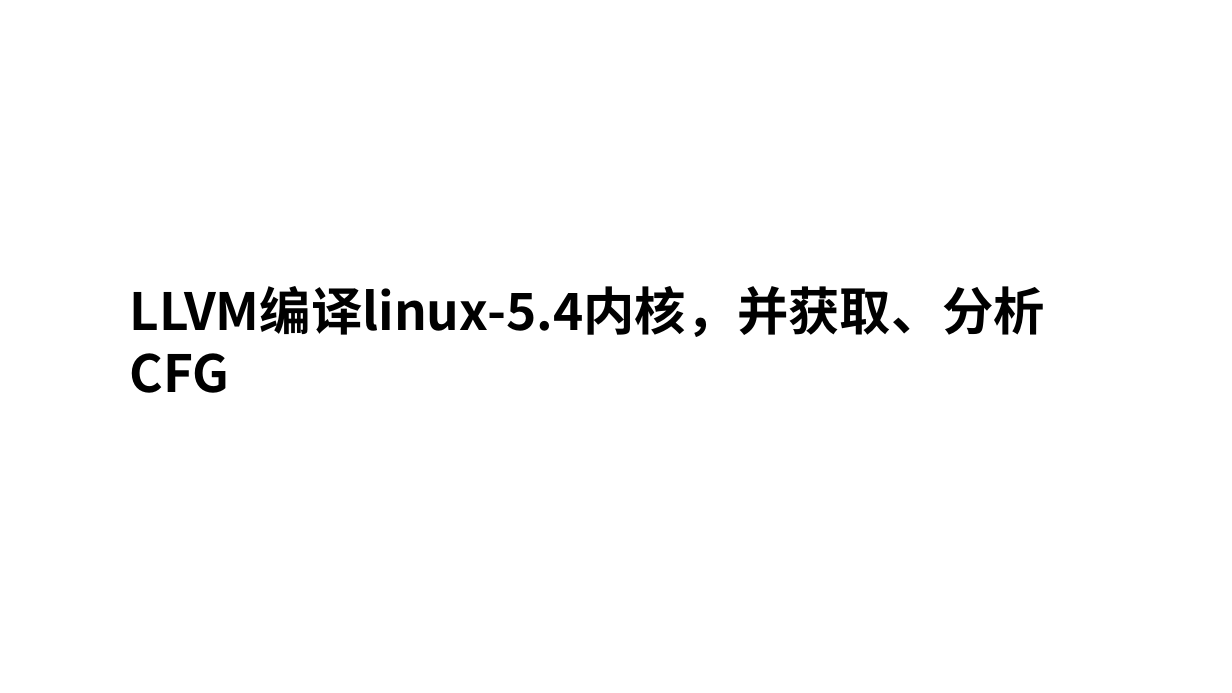
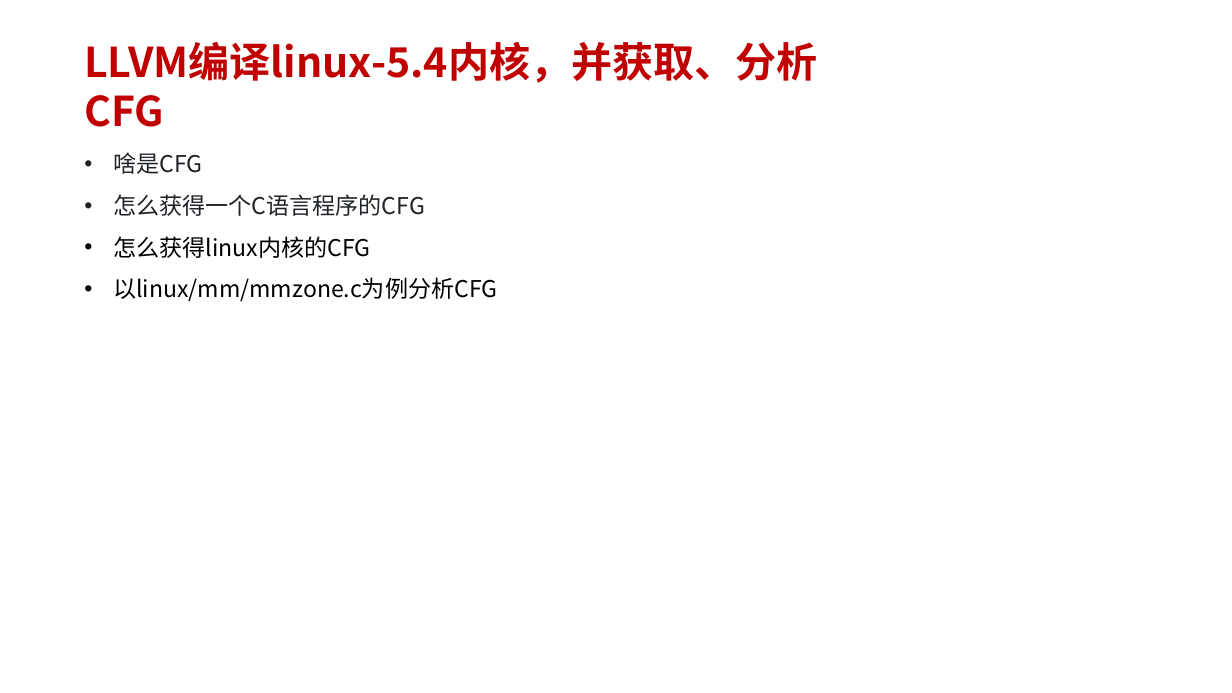
Before and after one commit to 6eanut/llvm-learn, a slide deck: slide 2 of docx/02_linux-cfg.pptx (slide 1 before the commit). Drawn at 1232x693 pixels with LibreOffice and Linux fonts; fonts in the diff are those of the drawing. Boxes give left, top, right and bottom in pixels: in the first picture for what was removed or moved away, otherwise in the second. Text is boxed around its words. In the diff, an @@ line names an element or a change of style, - is before the commit and + after.

```diff
--- a/docx/02_linux-cfg.pptx
+++ b/docx/02_linux-cfg.pptx
@@ text "LLVM编译linux-5.4内核，并获取、分析CFG": place and size @@
-text "LLVM编译linux-5.4内核，并获取、分析CFG" at box(130, 286, 1046, 337)
+text "LLVM编译linux-5.4内核，并获取、分析CFG" at box(84, 42, 818, 83)
@@ text "LLVM编译linux-5.4内核，并获取、分析CFG" at box(84, 42, 818, 83): size 40 to 32 pt, text colour #000000 to #C00000 @@
@@ text added at box(113, 152, 497, 301), 18 pt, text #000000 @@
+• 啥是CFG
+• 怎么获得一个C语言程序的CFG
+• 怎么获得linux内核的CFG
+• 以linux/mm/mmzone.c为例分析CFG
```
Also in this commit, not shown: 10 other slides changed, 1 slide added, 16 other files.
